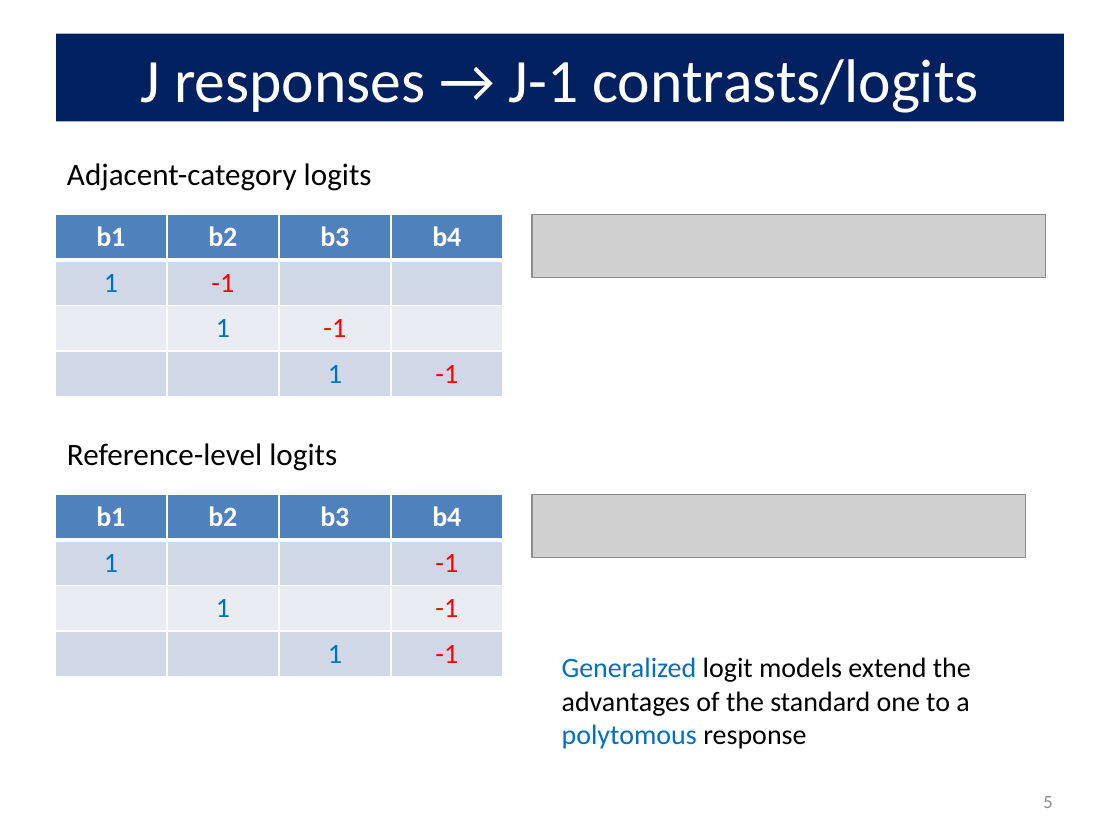
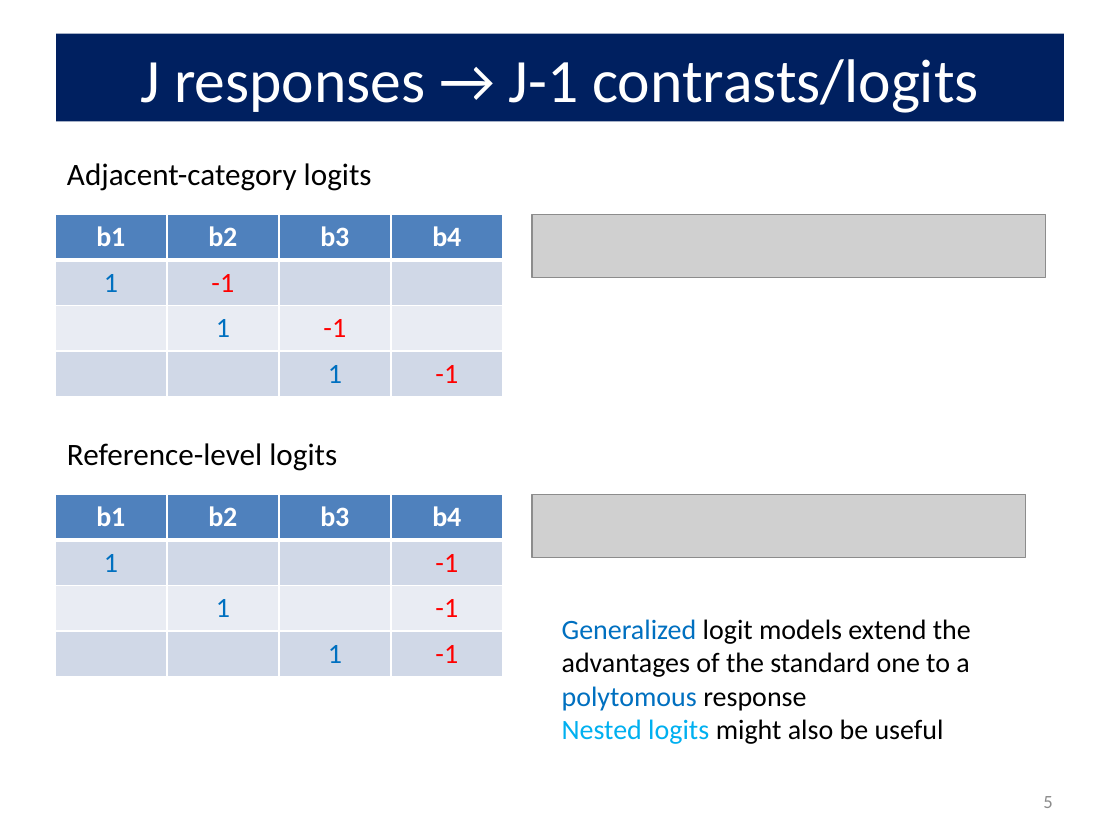
Before and after one commit to friendly/psy6136, a slide deck: slide 5 of docs/lectures/10-Log-Odds.pptx. Drawn at 1120x840 pixels with LibreOffice and Linux fonts; fonts in the diff are those of the drawing; grey boxes stand for pictures. Boxes give left, top, right and bottom in pixels: in the first picture for what was removed or moved away, otherwise in the second. Text is boxed around its words. In the diff, an @@ line names an element or a change of style, - is before the commit and + after.

```diff
--- a/docs/lectures/10-Log-Odds.pptx
+++ b/docs/lectures/10-Log-Odds.pptx
@@ text "Generalized logit models extend the ..." moved from (x1=562, y1=657, x2=971, y2=749) to (x1=562, y1=619, x2=971, y2=744) @@
@@ text at (x1=562, y1=719, x2=944, y2=744): paragraph added @@
+Nested logits might also be useful
```
Also in this commit, not shown: 1 other slide changed, 1 slide added, 8 other files.
